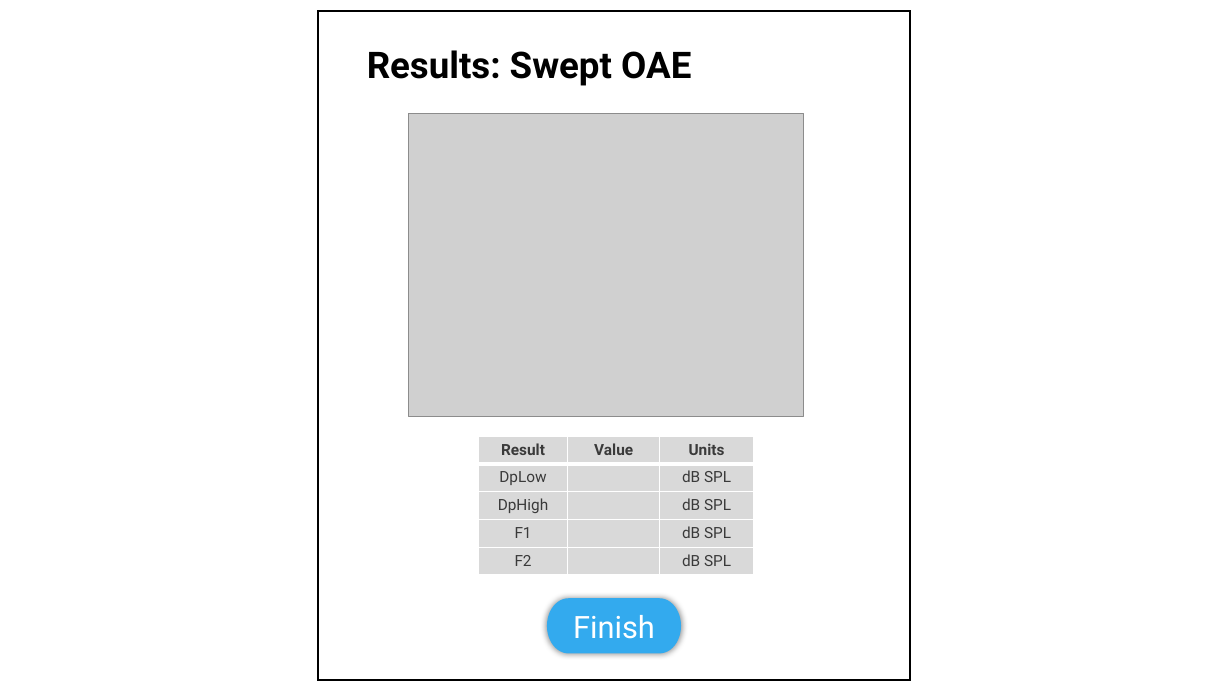
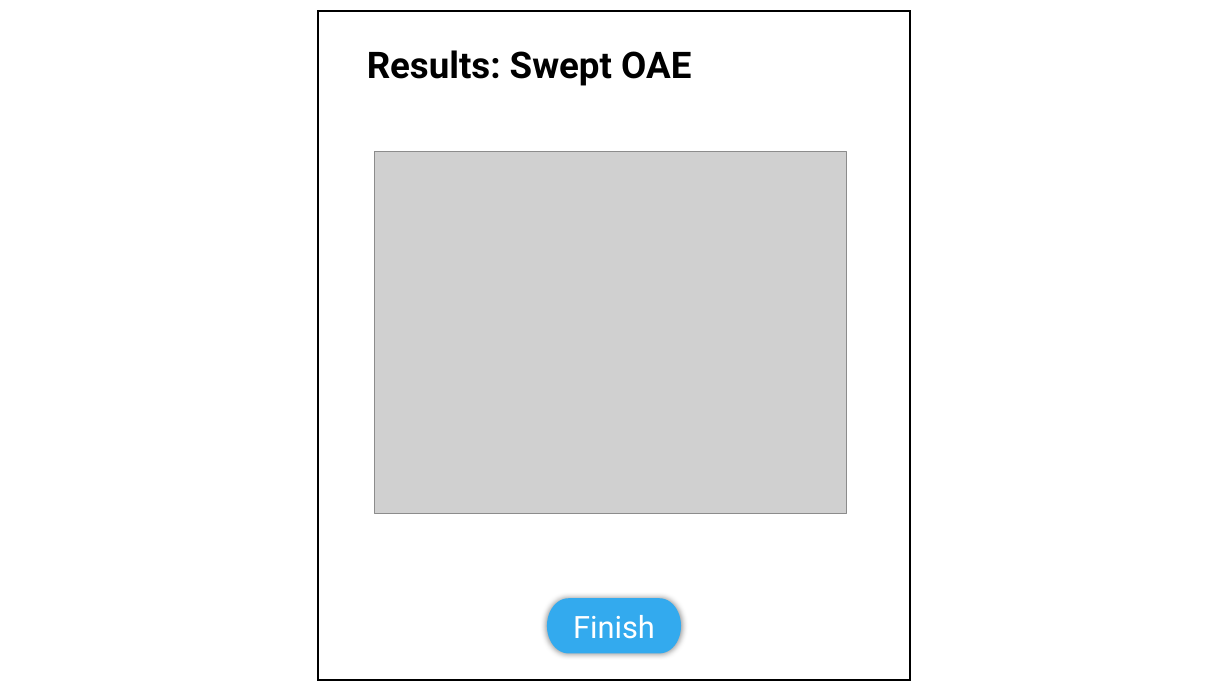
Before and after one commit to OpenHearing/TabSINT, a slide deck: slide 3 of Specifications/swept-oae/GUI-Screens.pptx. Drawn at 1232x693 pixels with LibreOffice and Linux fonts; fonts in the diff are those of the drawing; grey boxes stand for pictures. Boxes give left, top, right and bottom in pixels: in the first picture for what was removed or moved away, otherwise in the second. Text is boxed around its words. In the diff, an @@ line names an element or a change of style, - is before the commit and + after.

Commit message:
remove table from results-view in rst, png, pptx

```diff
--- a/Specifications/swept-oae/GUI-Screens.pptx
+++ b/Specifications/swept-oae/GUI-Screens.pptx
@@ picture: place and size @@
-picture at box(409, 113, 804, 416)
+picture at box(374, 152, 847, 514)
@@ rectangle removed at box(642, 400, 791, 446) @@
@@ table removed at box(479, 436, 755, 575), 5 rows, 3 columns @@
-Result | Value | Units
-DpLow |  | dB SPL
-DpHigh |  | dB SPL
-F1 |  | dB SPL
-F2 |  | dB SPL
```
Also in this commit, not shown: 2 other files.
